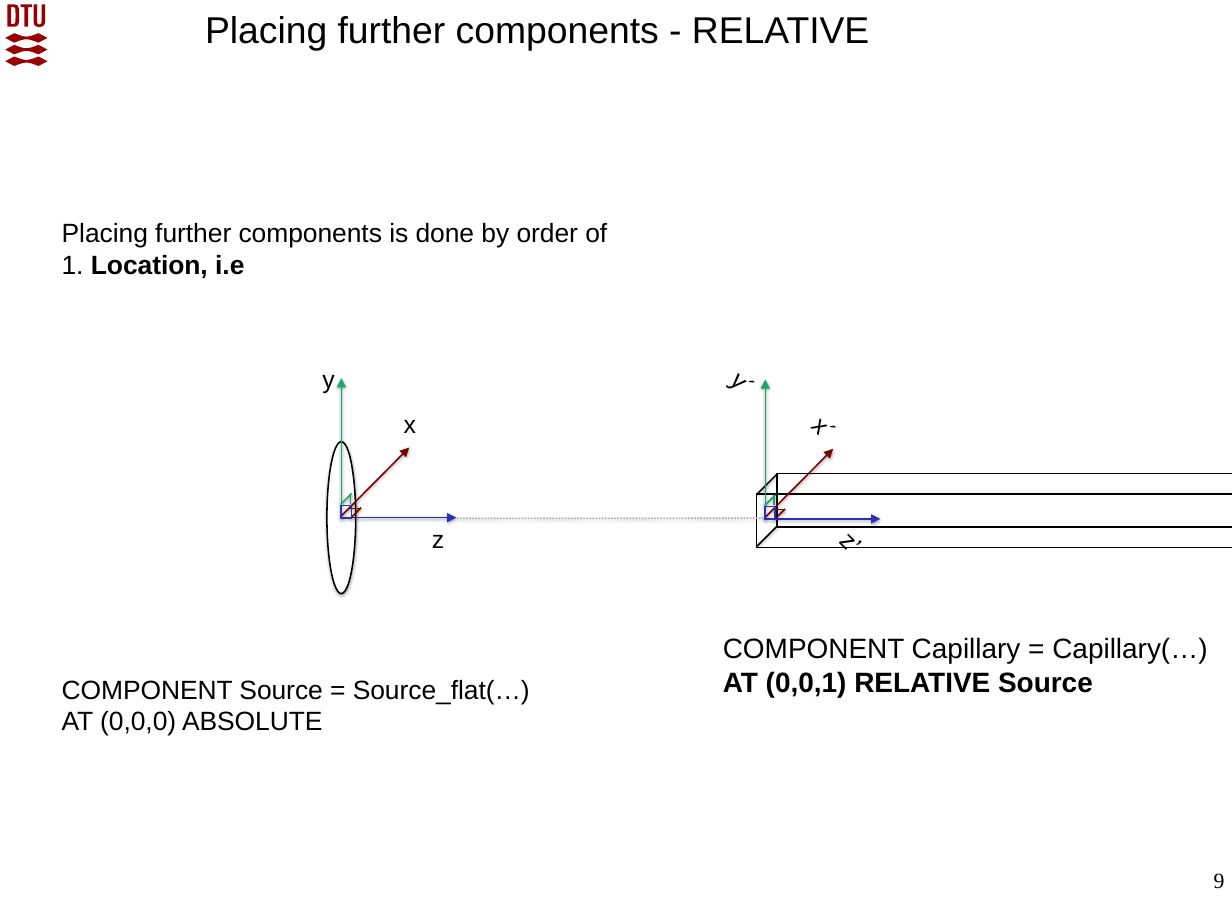
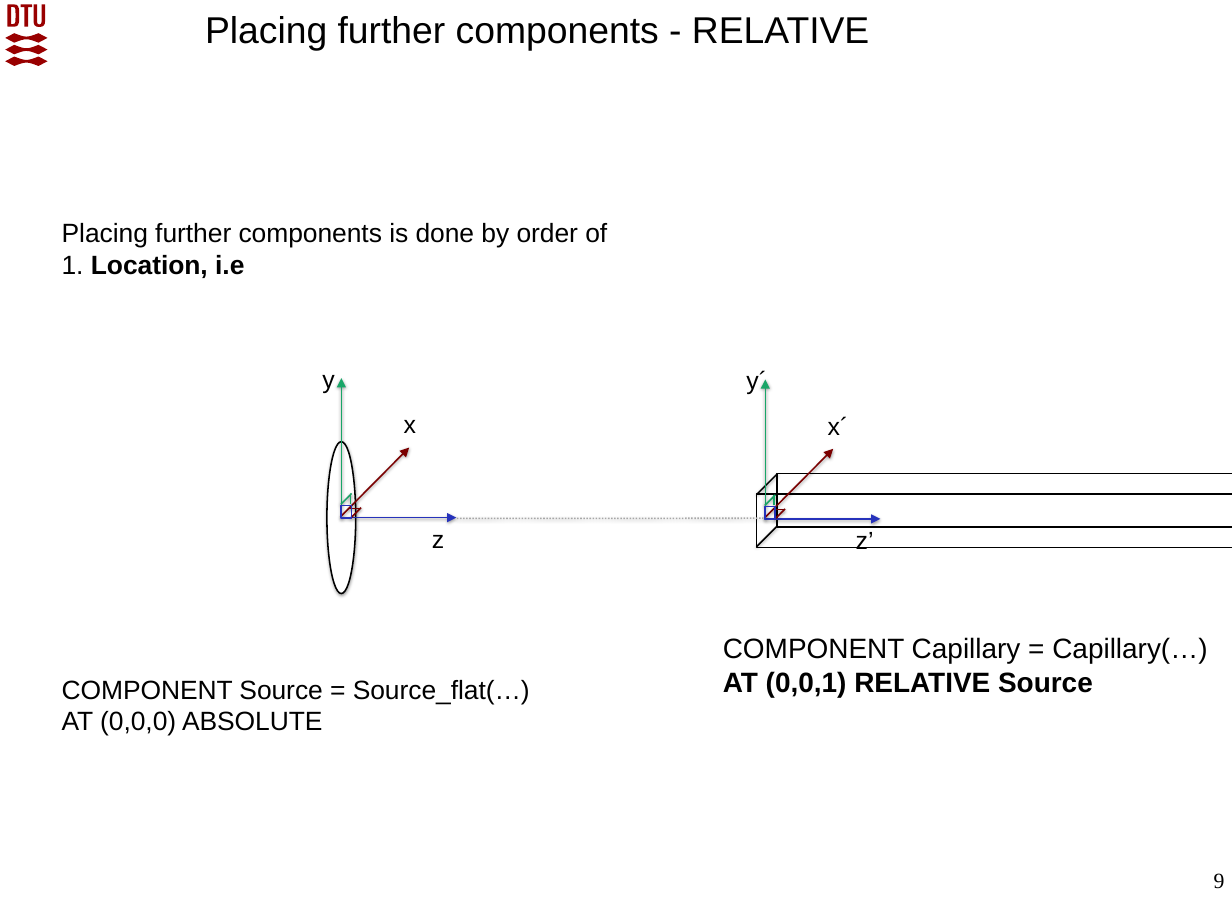
Before and after one commit to McStasMcXtrace/Schools, a slide deck: slide 9 of 2023/SOLEIL_May_2023/Day2_Wednesday_May_10th/3_Components/McXtrace_component_and_instrument_concepts.pptx. Drawn at 1232x924 pixels with LibreOffice and Linux fonts; fonts in the diff are those of the drawing; background and template pictures are left out. Boxes give left, top, right and bottom in pixels: in the first picture for what was removed or moved away, otherwise in the second. Text is boxed around its words. In the diff, an @@ line names an element or a change of style, - is before the commit and + after.

```diff
--- a/2023/SOLEIL_May_2023/Day2_Wednesday_May_10th/3_Components/McXtrace_component_and_instrument_concepts.pptx
+++ b/2023/SOLEIL_May_2023/Day2_Wednesday_May_10th/3_Components/McXtrace_component_and_instrument_concepts.pptx
@@ text "y´" rewrapped from (746, 365, 902, 520) to (746, 370, 767, 395) @@
@@ text "x´" rewrapped from (828, 411, 984, 566) to (828, 416, 849, 435) @@
@@ text "z’" rewrapped from (856, 525, 1012, 680) to (856, 532, 874, 549) @@
```
Also in this commit, not shown: 5 other slides changed, 2 other files.
